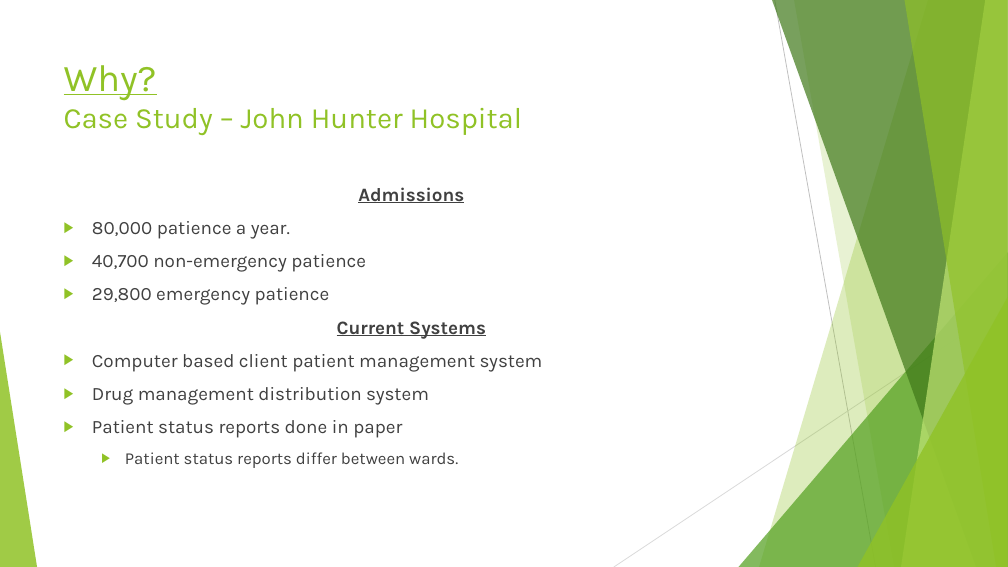
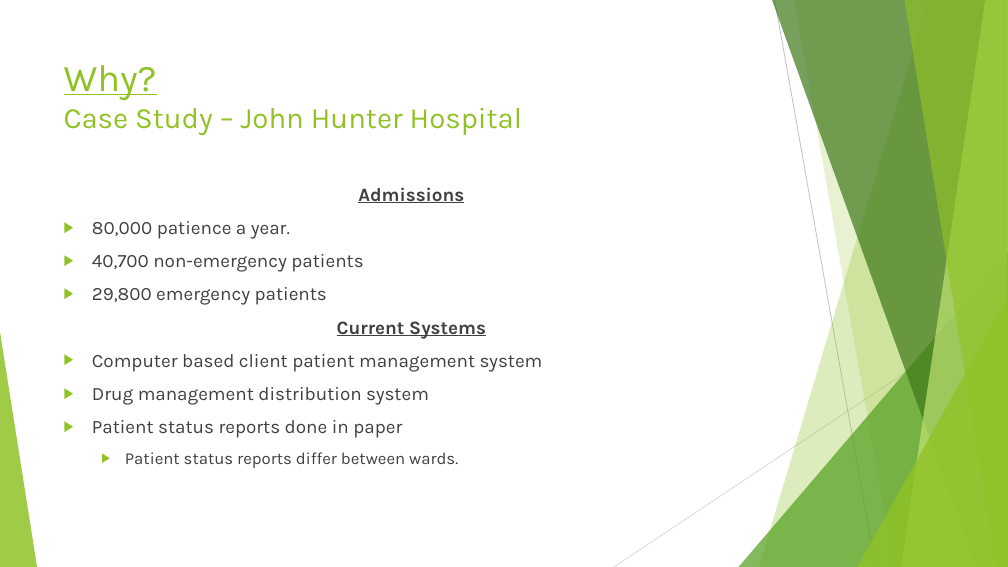
Before and after one commit to jjvanvuren/MediClip, a slide deck: slide 9 of MediClip Presentation.pptx. Drawn at 1008x567 pixels with LibreOffice and Linux fonts; fonts in the diff are those of the drawing. Boxes give left, top, right and bottom in pixels: in the first picture for what was removed or moved away, otherwise in the second. Text is boxed around its words. In the diff, an @@ line names an element or a change of style, - is before the commit and + after.

Commit message:
spelling
spelling

```diff
--- a/MediClip Presentation.pptx
+++ b/MediClip Presentation.pptx
@@ text at (92,254,363,305): text changed @@
-▶ 40,700 non-emergency patience
-▶ 29,800 emergency patience
+▶ 40,700 non-emergency patients
+▶ 29,800 emergency patients
```
